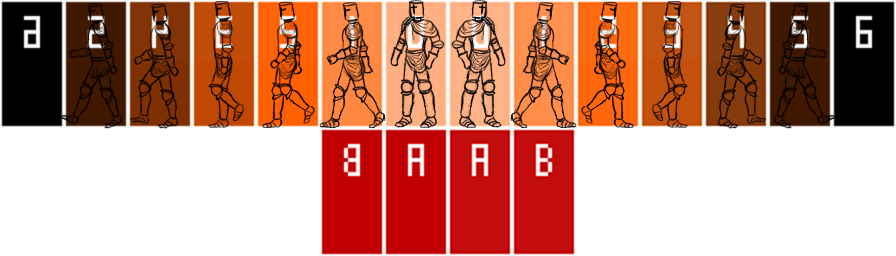
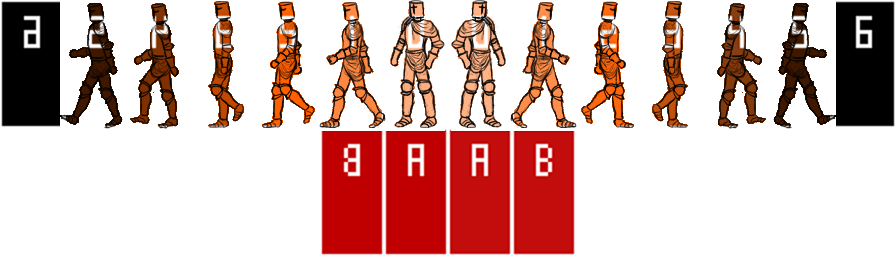
Before/after of a (896, 256) layered artwork. What changed in the layer stack:
painted on "spriteSheet.png" over [60, 1, 836, 131]
